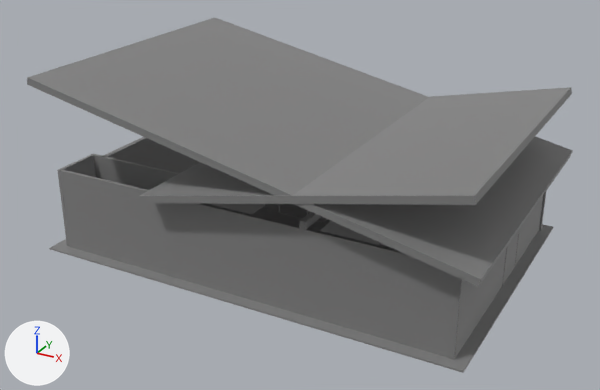
The glTF model apartment.glb, before and after one commit.
One viewpoint serves both versions: a 50 mm lens placed at (20.7, -19.6, 14.0), pointed at (7.2, 5.0, 1.7). Arrows for +X, +Y and +Z are at lower left; the lights stay in place. The picture after the commit comes second. Where no turn or scale is listed for an object, it has been applied to the vertices. Vertices at exactly the same position are counted once.

In view in the first picture: 'geometry_0'.
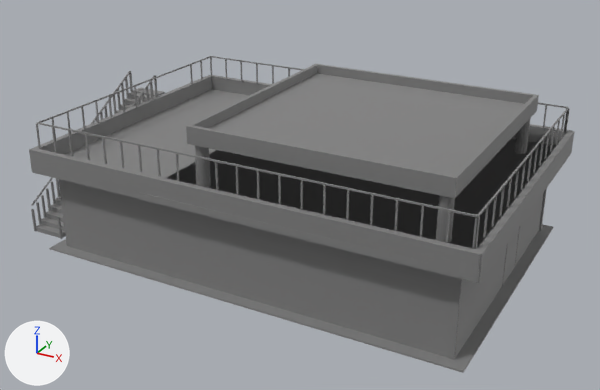
Diff of the bpy script that builds the scene:
```diff
--- a/apartment.glb.py
+++ b/apartment.glb.py
@@ me_geometry_0 @@
 # used by ob_geometry_0; location = (0.0, 0.0, 0.0)
-me_geometry_0.from_pydata(...)  # 41330 vertices, 80439 faces; spans x -0.3..15.6, y -0.5..11.7, z -0.2..6.5
+me_geometry_0.from_pydata(...)  # 42699 vertices, 82683 faces; spans x -1.9..15.6, y -0.5..11.7, z -0.2..5.3
+# me_geometry_0 part 1: a new loose piece, a box spanning x -1.859..-1.789, y 0.494..0.564, z 0.0..0.9, in mat_material_0 (its picture is missing)
+# me_geometry_0 part 2: a new loose piece, a box spanning x -1.859..-1.789, y 0.774..0.844, z 0.175..1.075, in mat_material_0 (its picture is missing)
+# me_geometry_0 part 3: a new loose piece, a box spanning x -1.859..-1.789, y 1.054..1.124, z 0.35..1.25, in mat_material_0 (its picture is missing)
+# me_geometry_0 part 4: a new loose piece, a box spanning x -1.859..-1.789, y 1.334..1.404, z 0.525..1.425, in mat_material_0 (its picture is missing)
+# me_geometry_0 part 5: a new loose piece, a box spanning x -1.859..-1.789, y 1.614..1.684, z 0.7..1.6, in mat_material_0 (its picture is missing)
+# me_geometry_0 part 6: a new loose piece, a box spanning x -1.859..-1.789, y 1.894..1.964, z 0.875..1.775, in mat_material_0 (its picture is missing)
+# me_geometry_0 part 7: a new loose piece, a box spanning x -1.859..-1.789, y 5.534..5.604, z 3.15..4.05, in mat_material_0 (its picture is missing)
+# me_geometry_0 part 8: a new loose piece, a box spanning x -1.859..-1.789, y 5.814..5.884, z 3.325..4.225, in mat_material_0 (its picture is missing)
+# me_geometry_0 part 9: a new loose piece, a box spanning x -1.859..-1.789, y 6.374..6.444, z 3.675..4.575, in mat_material_0 (its picture is missing)
+# me_geometry_0 part 10: a new loose piece, a box spanning x -1.859..-1.789, y 6.654..6.724, z 3.85..4.75, in mat_material_0 (its picture is missing)
+# me_geometry_0 part 11: a new loose piece, a box spanning x -0.559..-0.489, y 0.494..0.564, z 0.0..0.9, in mat_material_0 (its picture is missing)
+# me_geometry_0 part 12: 10 vertices moved from x -0.2..15.6, y -0.5..10.6, z 2.9..6.2 to x -0.5..15.6, y -0.5..10.6, z 3.0..3.2; 6 vertices removed from x -0.1..15.6, y -0.5..10.6, z 3.1..6.5; 1135 vertices added at x -1.8..15.6, y -0.5..10.6, z 0.0..5.3
+# other edits to the shape of me_geometry_0 do not show in these pictures
 me_geometry_0.materials.append(mat_material_0)
```

What differs and where, as boxes (x1, y1, x2, y2) in the pictures (600 x 390 px):
'geometry_0', reshaped: before (27, 17, 573, 373); after (29, 56, 574, 373)
part 1 of me_geometry_0, added: after (31, 209, 36, 231)
part 2 of me_geometry_0, added: after (36, 202, 41, 225)
part 3 of me_geometry_0, added: after (41, 195, 46, 217)
part 4 of me_geometry_0, added: after (46, 188, 51, 211)
part 5 of me_geometry_0, added: after (51, 182, 55, 204)
part 6 of me_geometry_0, added: after (56, 178, 60, 197)
part 7 of me_geometry_0, added: after (113, 95, 116, 114)
part 8 of me_geometry_0, added: after (117, 89, 121, 110)
part 9 of me_geometry_0, added: after (125, 77, 129, 98)
part 10 of me_geometry_0, added: after (129, 71, 133, 92)
part 11 of me_geometry_0, added: after (57, 216, 63, 239)
part 12 of me_geometry_0, reshaped: before (27, 17, 573, 281); after (29, 56, 574, 281)
